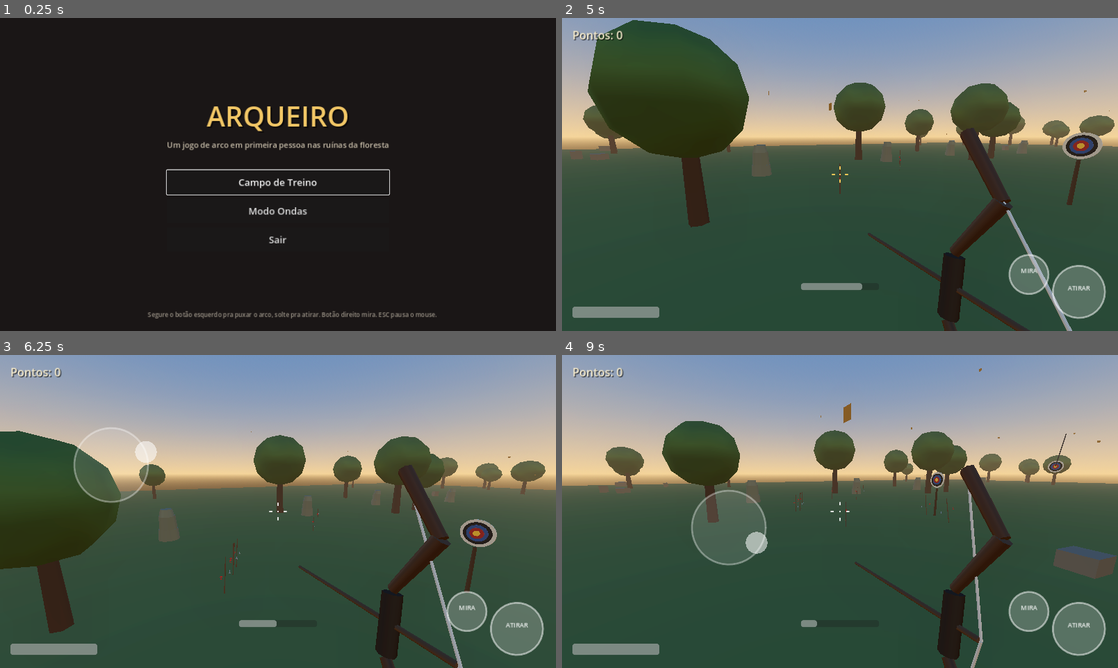
Above: before the commit, frames 1-4 (two rows, left to right).
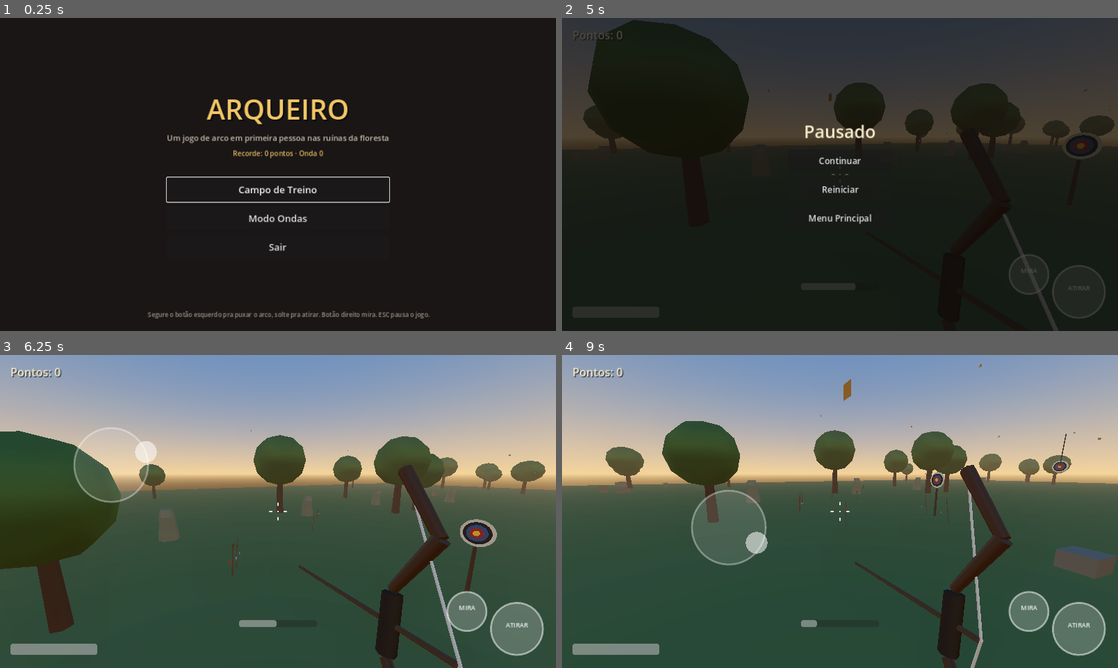
Above: after the commit, the same moments.

Repository: KT3746/Claude-Arqueiro-2
Game: Godot game, scene res://scenes/ui/MainMenu.tscn
Same seed, same stepped clock (60 frames per second), same inputs: the game is played once before the commit and once after it.
Inputs (mouse positions are in pixels of both pictures, inside the frame that each line leads up to):
- Up to frame 1 (0.25 s): no input
- Up to frame 2 (5 s): click "Campo de Treino" at 0.5 s; tap Enter at 1.25 s; move the mouse to (867, 174) at 1.27 s; press the mouse at (867, 174) at 1.28 s; hold W (move_forward) from 1.28 s (still down); tap Space (jump) at 1.52, 2.27, 3.77, 4.52 s; move the mouse to (812, 174) at 2.02 s; release the mouse at (812, 174) at 2.03 s; right-click (812, 174) at 2.1 s; click (812, 174) at 2.3 s; move the mouse to (851, 168) at 2.77 s; press the mouse at (851, 168) at 2.78 s; move the mouse to (834, 180) at 3.52 s; release the mouse at (834, 180) at 3.53 s; tap Alt (sprint) at 3.6 s; click (834, 180) at 3.8 s; move the mouse to (878, 177) at 4.27 s; press the mouse at (878, 177) at 4.28 s; tap Escape (pause) at 4.9 s
- Up to frame 3 (6.25 s): release W (move_forward) at 5 s; release the mouse at (316, 514) at 5 s; click (278, 498) at 5 s, where only the run after the commit has a clickable "Continuar"; tap Space (jump) at 5.75 s; drag from (111, 464) to (194, 433) at 5.77 s
- Up to frame 4 (9 s): move the mouse to (867, 511) at 6.52 s; press the mouse at (867, 511) at 6.53 s; hold S (move_back) 6.53-7.25 s; release the mouse at (867, 511) at 7.25 s; drag from (756, 433) to (728, 527) at 7.27 s; move the mouse to (962, 495) at 8.02 s; press the mouse at (962, 495) at 8.03 s; hold W (move_forward) 8.03-8.75 s; tap Space (jump) at 8.27 s; release the mouse at (962, 495) at 8.75 s; drag from (728, 527) to (812, 574) at 8.77 s

The runs differ from the first frame. In frame 1, 3.6% of the frame differs, in the area x 29-79%, y 26-96%; in frame 2, 98%, in the area x 0-100%, y 0-100%; in frame 3, less than 0.1%; in frame 4, 0.3%.

Commit message:
Som, sensação de impacto, pausa de verdade e mais profundidade
- Audio.gd (autoload): efeitos sonoros sintetizados em código — puxar
  corda, disparo/twang, impacto (madeira/carne), bullseye, morte de
  inimigo, passos, clique de UI, início de onda. Nenhum arquivo externo.
- Hit-stop (leve câmera lenta) + tremor de câmera em headshot/bullseye
  e ao tomar dano
- PauseMenu: Esc agora pausa o jogo de verdade (get_tree().paused), com
  Continuar/Reiniciar/Menu Principal
- GameState: recorde (pontos e onda) salvo em user://save.dat,
  mostrado no menu principal e na tela de fim de jogo
- Modo Ondas: inimigos ficam mais fortes/rápidos a cada onda, e a
  partir da 3ª onda pode aparecer um "batedor" (menor, mais fraco,
  bem mais rápido)
- Timers de spawn do WaveManager agora respeitam a pausa

Validado rodando de verdade (headless + Xvfb/OpenGL) e num teste
end-to-end via Playwright: menu → treino → pausar → continuar → atirar,
sem nenhum erro.

Co-Authored-By: Claude Sonnet 5 <noreply@anthropic.com>
Claude-Session: https://claude.ai/code/session_0151x2Joh51vjBx3uRf9nUtV

Diff:
--- a/project.godot
+++ b/project.godot
@@ -19,6 +19,7 @@
 [autoload]
 
 GameState="*res://scripts/autoload/GameState.gd"
+Audio="*res://scripts/autoload/Audio.gd"
 
 [display]
 
--- a/scenes/TrainingRange.tscn
+++ b/scenes/TrainingRange.tscn
@@ -12,6 +12,7 @@
 [ext_resource type="PackedScene" path="res://scenes/ui/HUD.tscn" id="10"]
 [ext_resource type="Script" path="res://scripts/TrainingRange.gd" id="11"]
 [ext_resource type="PackedScene" path="res://scenes/ui/TouchControls.tscn" id="12"]
+[ext_resource type="PackedScene" path="res://scenes/ui/PauseMenu.tscn" id="13"]
 
 [sub_resource type="BoxMesh" id="GroundMesh"]
 size = Vector3(80, 1, 90)
@@ -147,3 +148,5 @@
 [node name="HUD" parent="." instance=ExtResource("10")]
 
 [node name="TouchControls" parent="." instance=ExtResource("12")]
+
+[node name="PauseMenu" parent="." instance=ExtResource("13")]
--- a/scenes/WaveArena.tscn
+++ b/scenes/WaveArena.tscn
@@ -9,6 +9,7 @@
 [ext_resource type="Script" path="res://scripts/WaveManager.gd" id="7"]
 [ext_resource type="PackedScene" path="res://scenes/ui/HUD.tscn" id="8"]
 [ext_resource type="PackedScene" path="res://scenes/ui/TouchControls.tscn" id="9"]
+[ext_resource type="PackedScene" path="res://scenes/ui/PauseMenu.tscn" id="10"]
 
 [sub_resource type="BoxMesh" id="GroundMesh"]
 size = Vector3(80, 1, 80)
@@ -98,3 +99,5 @@
 [node name="HUD" parent="." instance=ExtResource("8")]
 
 [node name="TouchControls" parent="." instance=ExtResource("9")]
+
+[node name="PauseMenu" parent="." instance=ExtResource("10")]
--- a/scenes/ui/HUD.tscn
+++ b/scenes/ui/HUD.tscn
@@ -131,7 +131,21 @@
 horizontal_alignment = 1
 text = "Precisão: 0%"
 
+[node name="RecordLabel" type="Label" parent="GameOverPanel/Center/Box"]
+theme_override_font_sizes/font_size = 16
+theme_override_colors/font_color = Color(0.95, 0.78, 0.4, 0.9)
+horizontal_alignment = 1
+text = "Recorde: 0 pontos · Onda 0"
+
+[node name="Spacer2" type="Control" parent="GameOverPanel/Center/Box"]
+custom_minimum_size = Vector2(0, 10)
+
 [node name="RestartButton" type="Button" parent="GameOverPanel/Center/Box"]
 custom_minimum_size = Vector2(220, 48)
 theme_override_font_sizes/font_size = 20
 text = "Tentar de novo"
+
+[node name="MenuButton" type="Button" parent="GameOverPanel/Center/Box"]
+custom_minimum_size = Vector2(220, 48)
+theme_override_font_sizes/font_size = 18
+text = "Menu Principal"
--- a/scenes/ui/MainMenu.tscn
+++ b/scenes/ui/MainMenu.tscn
@@ -40,6 +40,13 @@
 horizontal_alignment = 1
 text = "Um jogo de arco em primeira pessoa nas ruínas da floresta"
 
+[node name="RecordsLabel" type="Label" parent="Center/Box"]
+unique_name_in_owner = true
+theme_override_font_sizes/font_size = 16
+theme_override_colors/font_color = Color(0.95, 0.78, 0.4, 0.9)
+horizontal_alignment = 1
+text = "Recorde: 0 pontos · Onda 0"
+
 [node name="Spacer" type="Control" parent="Center/Box"]
 custom_minimum_size = Vector2(0, 24)
 
@@ -73,4 +80,4 @@
 theme_override_font_sizes/font_size = 14
 theme_override_colors/font_color = Color(0.6, 0.57, 0.52, 1)
 horizontal_alignment = 1
-text = "Segure o botão esquerdo pra puxar o arco, solte pra atirar. Botão direito mira. ESC pausa o mouse."
+text = "Segure o botão esquerdo pra puxar o arco, solte pra atirar. Botão direito mira. ESC pausa o jogo."
--- /dev/null
+++ b/scenes/ui/PauseMenu.tscn
@@ -0,0 +1,47 @@
+[gd_scene load_steps=2 format=3]
+
+[ext_resource type="Script" path="res://scripts/PauseMenu.gd" id="1"]
+
+[node name="PauseMenu" type="CanvasLayer"]
+script = ExtResource("1")
+
+[node name="Panel" type="Control" parent="."]
+anchor_right = 1.0
+anchor_bottom = 1.0
+
+[node name="Backdrop" type="ColorRect" parent="Panel"]
+anchor_right = 1.0
+anchor_bottom = 1.0
+color = Color(0.05, 0.04, 0.03, 0.72)
+
+[node name="Center" type="CenterContainer" parent="Panel"]
+anchor_right = 1.0
+anchor_bottom = 1.0
+
+[node name="Box" type="VBoxContainer" parent="Panel/Center"]
+theme_override_constants/separation = 14
+alignment = 1
+
+[node name="TitleLabel" type="Label" parent="Panel/Center/Box"]
+theme_override_font_sizes/font_size = 40
+theme_override_colors/font_color = Color(0.96, 0.92, 0.8, 1)
+horizontal_alignment = 1
+text = "Pausado"
+
+[node name="ResumeButton" type="Button" parent="Panel/Center/Box"]
+unique_name_in_owner = true
+custom_minimum_size = Vector2(240, 52)
+theme_override_font_sizes/font_size = 20
+text = "Continuar"
+
+[node name="RestartButton" type="Button" parent="Panel/Center/Box"]
+unique_name_in_owner = true
+custom_minimum_size = Vector2(240, 52)
+theme_override_font_sizes/font_size = 20
+text = "Reiniciar"
+
+[node name="MenuButton" type="Button" parent="Panel/Center/Box"]
+unique_name_in_owner = true
+custom_minimum_size = Vector2(240, 52)
+theme_override_font_sizes/font_size = 20
+text = "Menu Principal"
--- a/scripts/Arrow.gd
+++ b/scripts/Arrow.gd
@@ -38,6 +38,7 @@
 		return
 	if body is RigidBody3D or body.is_in_group("arrow"):
 		return
+	Audio.play("impact_wood", -4.0, randf_range(0.9, 1.1))
 	_stick_to(body)
 
 func _on_tip_area_entered(area: Area3D) -> void:
@@ -47,6 +48,7 @@
 		var target = area.get_parent()
 		if target and target.has_method("register_hit"):
 			target.register_hit(tip_sensor.global_position)
+		Audio.play("impact_wood", -2.0, randf_range(0.95, 1.1))
 		_spawn_hit_effect(tip_sensor.global_position)
 		_stick_to(area)
 	elif area.is_in_group("enemy_hitbox"):
@@ -55,6 +57,7 @@
 		if enemy and enemy.has_method("take_damage"):
 			enemy.take_damage(damage, is_headshot)
 		GameState.register_hit(50 if is_headshot else 20)
+		Audio.play("impact_flesh", -2.0, randf_range(0.9, 1.15))
 		_spawn_hit_effect(tip_sensor.global_position)
 		_stick_to(area)
 
--- a/scripts/Enemy.gd
+++ b/scripts/Enemy.gd
@@ -63,5 +63,6 @@
 func _die() -> void:
 	_dead = true
 	GameState.register_hit(kill_bonus)
+	Audio.play("enemy_death")
 	died.emit()
 	queue_free()
--- a/scripts/HUD.gd
+++ b/scripts/HUD.gd
@@ -9,9 +9,12 @@
 @onready var draw_bar: ProgressBar = $Margin/DrawBar
 @onready var crosshair: Control = $Crosshair
 @onready var game_over_panel: Control = $GameOverPanel
+@onready var title_label: Label = $GameOverPanel/Center/Box/TitleLabel
 @onready var final_score_label: Label = $GameOverPanel/Center/Box/FinalScoreLabel
 @onready var accuracy_label: Label = $GameOverPanel/Center/Box/AccuracyLabel
+@onready var record_label: Label = $GameOverPanel/Center/Box/RecordLabel
 @onready var restart_button: Button = $GameOverPanel/Center/Box/RestartButton
+@onready var menu_button: Button = $GameOverPanel/Center/Box/MenuButton
 @onready var wave_banner: Label = $Margin/WaveBanner
 
 var player: Node = null
@@ -24,6 +27,7 @@
 	GameState.combo_changed.connect(_on_combo_changed)
 	GameState.game_over.connect(_on_game_over)
 	restart_button.pressed.connect(_on_restart_pressed)
+	menu_button.pressed.connect(_on_menu_pressed)
 
 	player = get_tree().get_first_node_in_group("player")
 
@@ -74,11 +78,19 @@
 		combo_label.hide()
 
 func _on_game_over() -> void:
+	var is_new_record: bool = GameState.score >= GameState.high_score and GameState.score > 0
+	title_label.text = "Novo Recorde!" if is_new_record else "Você Caiu"
 	final_score_label.text = "Pontuação final: %d" % GameState.score
 	accuracy_label.text = "Precisão: %.0f%%" % GameState.get_accuracy()
+	record_label.text = "Recorde: %d pontos · Onda %d" % [GameState.high_score, GameState.best_wave]
 	game_over_panel.show()
 	Input.mouse_mode = Input.MOUSE_MODE_VISIBLE
 
 func _on_restart_pressed() -> void:
+	Audio.play("click")
 	Input.mouse_mode = Input.MOUSE_MODE_CAPTURED
 	get_tree().reload_current_scene()
+
+func _on_menu_pressed() -> void:
+	Audio.play("click")
+	get_tree().change_scene_to_file("res://scenes/ui/MainMenu.tscn")
--- a/scripts/MainMenu.gd
+++ b/scripts/MainMenu.gd
@@ -6,12 +6,21 @@
 	%WaveButton.pressed.connect(_on_wave_pressed)
 	%QuitButton.pressed.connect(_on_quit_pressed)
 	%TrainingButton.grab_focus()
+	_update_records()
+
+func _update_records() -> void:
+	var label: Label = get_node_or_null("%RecordsLabel")
+	if label:
+		label.text = "Recorde: %d pontos · Onda %d" % [GameState.high_score, GameState.best_wave]
 
 func _on_training_pressed() -> void:
+	Audio.play("click")
 	get_tree().change_scene_to_file("res://scenes/TrainingRange.tscn")
 
 func _on_wave_pressed() -> void:
+	Audio.play("click")
 	get_tree().change_scene_to_file("res://scenes/WaveArena.tscn")
 
 func _on_quit_pressed() -> void:
+	Audio.play("click")
 	get_tree().quit()
--- /dev/null
+++ b/scripts/PauseMenu.gd
@@ -0,0 +1,60 @@
+extends CanvasLayer
+## Pausa o jogo de verdade (get_tree().paused) ao apertar Esc, com opções
+## de continuar, reiniciar ou voltar ao menu. Continua processando entrada
+## mesmo com a árvore pausada (process_mode = ALWAYS).
+
+@onready var panel: Control = $Panel
+@onready var resume_button: Button = %ResumeButton
+@onready var restart_button: Button = %RestartButton
+@onready var menu_button: Button = %MenuButton
+
+var _paused: bool = false
+
+func _ready() -> void:
+	process_mode = Node.PROCESS_MODE_ALWAYS
+	panel.hide()
+	resume_button.pressed.connect(_on_resume_pressed)
+	restart_button.pressed.connect(_on_restart_pressed)
+	menu_button.pressed.connect(_on_menu_pressed)
+	GameState.game_over.connect(_on_game_over)
+
+func _unhandled_input(event: InputEvent) -> void:
+	if event.is_action_pressed("pause") and GameState.health > 0:
+		if _paused:
+			_resume()
+		else:
+			_pause()
+
+func _pause() -> void:
+	_paused = true
+	get_tree().paused = true
+	panel.show()
+	Input.mouse_mode = Input.MOUSE_MODE_VISIBLE
+
+func _resume() -> void:
+	_paused = false
+	get_tree().paused = false
+	panel.hide()
+	Input.mouse_mode = Input.MOUSE_MODE_CAPTURED
+
+func _on_resume_pressed() -> void:
+	Audio.play("click")
+	_resume()
+
+func _on_restart_pressed() -> void:
+	Audio.play("click")
+	get_tree().paused = false
+	get_tree().reload_current_scene()
+
+func _on_menu_pressed() -> void:
+	Audio.play("click")
+	get_tree().paused = false
+	get_tree().change_scene_to_file("res://scenes/ui/MainMenu.tscn")
+
+func _on_game_over() -> void:
+	# Se o jogador morreu enquanto pausado, some com o menu de pausa —
+	# a tela de fim de jogo do HUD assume.
+	if _paused:
+		_paused = false
+		get_tree().paused = false
+		panel.hide()
--- a/scripts/Player.gd
+++ b/scripts/Player.gd
@@ -28,6 +28,9 @@
 var draw_time: float = 0.0
 var _aim_amount: float = 0.0
 var _bob_time: float = 0.0
+var _last_bob_phase: float = 0.0
+var _shake_strength: float = 0.0
+var _last_health: int = -1
 var alive: bool = true
 
 var arrow_scene: PackedScene = preload("res://scenes/entities/Arrow.tscn")
@@ -49,14 +52,15 @@
 	bow_view.position = _bow_hip_pos
 	bow_view.rotation = _bow_hip_rot
 	GameState.game_over.connect(_on_game_over)
+	GameState.big_hit.connect(_on_big_hit)
+	GameState.health_changed.connect(_on_health_changed)
+	_last_health = GameState.health
 
 func _unhandled_input(event: InputEvent) -> void:
 	if not alive:
 		return
 	if event is InputEventMouseMotion and Input.mouse_mode == Input.MOUSE_MODE_CAPTURED:
 		apply_look_delta(event.relative * mouse_sensitivity)
-	if event.is_action_pressed("pause"):
-		Input.mouse_mode = Input.MOUSE_MODE_VISIBLE if Input.mouse_mode == Input.MOUSE_MODE_CAPTURED else Input.MOUSE_MODE_CAPTURED
 
 ## Gira a câmera. `delta` já vem multiplicado pela sensibilidade de quem
 ## chama (mouse ou o dedo no controle de toque no celular).
@@ -105,14 +109,28 @@
 	var horizontal_speed: float = Vector2(velocity.x, velocity.z).length()
 	if is_on_floor() and horizontal_speed > 0.5:
 		_bob_time += delta * horizontal_speed * 1.6
+		var phase: float = fmod(_bob_time, TAU)
+		if phase < _last_bob_phase:
+			Audio.play("footstep", -10.0, randf_range(0.9, 1.1))
+		_last_bob_phase = phase
 	else:
 		_bob_time = lerp(_bob_time, 0.0, delta * 4.0)
+		_last_bob_phase = fmod(_bob_time, TAU)
 	camera_rig.position.y = sin(_bob_time) * 0.03 * (0.3 if is_aiming else 1.0)
+
+	# Tremor de câmera (headshot/bullseye/dano) — decai sozinho com o tempo.
+	if _shake_strength > 0.001:
+		camera_rig.rotation.z = randf_range(-1.0, 1.0) * _shake_strength
+		camera_rig.rotation.x = randf_range(-1.0, 1.0) * _shake_strength * 0.5
+		_shake_strength = move_toward(_shake_strength, 0.0, delta * 5.0)
+	elif camera_rig.rotation != Vector3.ZERO:
+		camera_rig.rotation = Vector3.ZERO
 
 func _handle_draw(delta: float) -> void:
 	if Input.is_action_just_pressed("shoot") and not is_drawing:
 		is_drawing = true
 		draw_time = 0.0
+		Audio.play("draw", -8.0)
 	if is_drawing:
 		if Input.is_action_pressed("shoot"):
 			draw_time = min(draw_time + delta, max_draw_time)
@@ -131,6 +149,20 @@
 	var dir: Vector3 = -camera.global_transform.basis.z
 	arrow.launch(muzzle.global_position, dir * speed)
 	GameState.register_shot()
+	Audio.play("release", -2.0, lerp(0.9, 1.15, t))
+
+func _on_big_hit() -> void:
+	_shake_strength = max(_shake_strength, 0.12)
+	Engine.time_scale = 0.06
+	get_tree().create_timer(0.05, true, false, true).timeout.connect(func():
+		Engine.time_scale = 1.0
+	)
+
+func _on_health_changed(h: int, _max_h: int) -> void:
+	if _last_health != -1 and h < _last_health:
+		_shake_strength = max(_shake_strength, 0.06)
+		Audio.play("damage")
+	_last_health = h
 
 func _update_bow_pose(delta: float) -> void:
 	var aim_target: float = 1.0 if is_aiming else 0.0
--- a/scripts/Target.gd
+++ b/scripts/Target.gd
@@ -30,6 +30,8 @@
 	for zone in ZONES:
 		if dist <= zone.radius:
 			GameState.register_hit(zone.points)
+			if zone.points >= 80:
+				Audio.play("bullseye")
 			hit.emit(zone.points, zone.name)
 			return
 	GameState.register_hit(5)
--- a/scripts/WaveManager.gd
+++ b/scripts/WaveManager.gd
@@ -29,7 +29,7 @@
 		if child is Marker3D:
 			_spawn_points.append(child)
 	if auto_start:
-		get_tree().create_timer(first_wave_delay).timeout.connect(start)
+		get_tree().create_timer(first_wave_delay, false).timeout.connect(start)
 	GameState.game_over.connect(stop)
 
 func start() -> void:
@@ -48,6 +48,7 @@
 	GameState.advance_wave()
 	var count: int = base_enemy_count + (GameState.current_wave - 1) * enemies_per_wave_increase
 	wave_started.emit(GameState.current_wave, count)
+	Audio.play("wave_start")
 	_wave_active = true
 	_spawn_wave(count)
 
@@ -57,7 +58,7 @@
 		if not _running:
 			return
 		var delay: float = i * spawn_stagger
-		get_tree().create_timer(delay).timeout.connect(_spawn_one)
+		get_tree().create_timer(delay, false).timeout.connect(_spawn_one)
 
 func _spawn_one() -> void:
 	_pending_spawns = max(0, _pending_spawns - 1)
@@ -65,10 +66,25 @@
 		return
 	var point: Node3D = _spawn_points[randi() % _spawn_points.size()]
 	var enemy := enemy_scene.instantiate()
+	_configure_enemy(enemy)
 	get_tree().current_scene.add_child(enemy)
 	enemy.global_position = point.global_position
 	enemy.died.connect(_on_enemy_died)
 	_alive_enemies += 1
+
+## Deixa os espectros mais fortes/rápidos a cada onda, e a partir da 3ª onda
+## uma chance de vir um "batedor" — menor, mais fraco, mas bem mais rápido.
+func _configure_enemy(enemy: Node) -> void:
+	var wave: int = GameState.current_wave
+	var is_scout: bool = wave >= 3 and randf() < 0.3
+	if is_scout:
+		enemy.max_health = 18
+		enemy.move_speed = 4.2
+		enemy.kill_bonus = 20
+		enemy.scale = Vector3(0.72, 0.72, 0.72)
+	else:
+		enemy.max_health = min(40 + (wave - 1) * 4, 100)
+		enemy.move_speed = min(2.4 + (wave - 1) * 0.12, 4.0)
 
 func _on_enemy_died() -> void:
 	_alive_enemies -= 1
@@ -77,4 +93,4 @@
 		wave_cleared.emit(GameState.current_wave)
 		if GameState.health <= 0:
 			return
-		get_tree().create_timer(time_between_waves).timeout.connect(_next_wave)
+		get_tree().create_timer(time_between_waves, false).timeout.connect(_next_wave)
--- /dev/null
+++ b/scripts/autoload/Audio.gd
@@ -0,0 +1,153 @@
+extends Node
+## Efeitos sonoros do jogo — todos sintetizados em código na hora que o jogo
+## abre (nenhum arquivo de áudio externo). Um pool de AudioStreamPlayer toca
+## os sons sem cortar uns aos outros.
+
+const MIX_RATE := 22050
+const POOL_SIZE := 10
+
+var _streams: Dictionary = {}
+var _players: Array[AudioStreamPlayer] = []
+var _next_player: int = 0
+
+func _ready() -> void:
+	for i in range(POOL_SIZE):
+		var p := AudioStreamPlayer.new()
+		add_child(p)
+		_players.append(p)
+	_build_sounds()
+
+func play(sound_name: String, volume_db: float = 0.0, pitch_scale: float = 1.0) -> void:
+	if not _streams.has(sound_name):
+		return
+	var p: AudioStreamPlayer = _players[_next_player]
+	_next_player = (_next_player + 1) % POOL_SIZE
+	p.stream = _streams[sound_name]
+	p.volume_db = volume_db
+	p.pitch_scale = pitch_scale * randf_range(0.96, 1.04)
+	p.play()
+
+func _build_sounds() -> void:
+	_streams["draw"] = _make_draw()
+	_streams["release"] = _make_release()
+	_streams["impact_wood"] = _make_impact(480.0, 0.11, 0.35)
+	_streams["impact_flesh"] = _make_impact(180.0, 0.14, 0.3)
+	_streams["bullseye"] = _make_bullseye()
+	_streams["enemy_death"] = _make_enemy_death()
+	_streams["click"] = _make_click()
+	_streams["footstep"] = _make_impact(90.0, 0.07, 0.6)
+	_streams["wave_start"] = _make_wave_start()
+	_streams["damage"] = _make_impact(140.0, 0.18, 0.45)
+
+# ---------------------------------------------------------------------------
+# Geração de formas de onda simples — sem depender de nenhum asset de áudio.
+# ---------------------------------------------------------------------------
+
+func _lowpass(samples: PackedFloat32Array, alpha: float) -> PackedFloat32Array:
+	var out := PackedFloat32Array()
+	out.resize(samples.size())
+	var prev: float = 0.0
+	for i in range(samples.size()):
+		prev += alpha * (samples[i] - prev)
+		out[i] = prev
+	return out
+
+func _make_stream(samples: PackedFloat32Array) -> AudioStreamWAV:
+	var stream := AudioStreamWAV.new()
+	stream.format = AudioStreamWAV.FORMAT_16_BITS
+	stream.mix_rate = MIX_RATE
+	stream.stereo = false
+	var bytes := PackedByteArray()
+	bytes.resize(samples.size() * 2)
+	for i in range(samples.size()):
+		var v: float = clamp(samples[i], -1.0, 1.0)
+		bytes.encode_s16(i * 2, int(v * 32767.0))
+	stream.data = bytes
+	return stream
+
+func _make_draw() -> AudioStreamWAV:
+	var dur: float = 0.32
+	var n: int = int(MIX_RATE * dur)
+	var raw := PackedFloat32Array()
+	raw.resize(n)
+	for i in range(n):
+		var t: float = float(i) / n
+		raw[i] = randf_range(-1.0, 1.0) * t * 0.5
+	return _make_stream(_lowpass(raw, 0.15))
+
+func _make_release() -> AudioStreamWAV:
+	var dur: float = 0.35
+	var n: int = int(MIX_RATE * dur)
+	var raw := PackedFloat32Array()
+	raw.resize(n)
+	var freq: float = 180.0
+	for i in range(n):
+		var t: float = float(i) / MIX_RATE
+		var decay: float = exp(-t * 14.0)
+		var tone: float = sin(TAU * freq * t) * 0.6 + sin(TAU * freq * 2.01 * t) * 0.25 + sin(TAU * freq * 3.0 * t) * 0.15
+		var transient: float = randf_range(-1.0, 1.0) * exp(-t * 60.0) * 0.6
+		raw[i] = (tone * decay + transient) * 0.8
+	return _make_stream(raw)
+
+func _make_impact(base_freq: float, dur: float, noise_amt: float) -> AudioStreamWAV:
+	var n: int = int(MIX_RATE * dur)
+	var raw := PackedFloat32Array()
+	raw.resize(n)
+	for i in range(n):
+		var t: float = float(i) / MIX_RATE
+		var decay: float = exp(-t / (dur * 0.28))
+		var thump: float = sin(TAU * base_freq * t) * decay
+		var noise: float = randf_range(-1.0, 1.0) * decay * noise_amt
+		raw[i] = thump * 0.7 + noise
+	return _make_stream(_lowpass(raw, 0.5))
+
+func _make_bullseye() -> AudioStreamWAV:
+	var dur: float = 0.4
+	var n: int = int(MIX_RATE * dur)
+	var raw := PackedFloat32Array()
+	raw.resize(n)
+	var f1: float = 880.0
+	var f2: float = 1108.0
+	for i in range(n):
+		var t: float = float(i) / MIX_RATE
+		var decay: float = exp(-t * 7.0)
+		raw[i] = (sin(TAU * f1 * t) * 0.5 + sin(TAU * f2 * t) * 0.35) * decay
+	return _make_stream(raw)
+
+func _make_enemy_death() -> AudioStreamWAV:
+	var dur: float = 0.5
+	var n: int = int(MIX_RATE * dur)
+	var raw := PackedFloat32Array()
+	raw.resize(n)
+	for i in range(n):
+		var t: float = float(i) / MIX_RATE
+		var prog: float = float(i) / n
+		var freq: float = lerp(500.0, 90.0, prog)
+		var decay: float = exp(-prog * 3.5)
+		var tone: float = sin(TAU * freq * t) * 0.4
+		var noise: float = randf_range(-1.0, 1.0) * 0.3 * decay
+		raw[i] = tone * decay + noise
+	return _make_stream(_lowpass(raw, 0.35))
+
+func _make_click() -> AudioStreamWAV:
+	var dur: float = 0.04
+	var n: int = int(MIX_RATE * dur)
+	var raw := PackedFloat32Array()
+	raw.resize(n)
+	for i in range(n):
+		var t: float = float(i) / n
+		raw[i] = randf_range(-1.0, 1.0) * (1.0 - t) * 0.5
+	return _make_stream(raw)
+
+func _make_wave_start() -> AudioStreamWAV:
+	var dur: float = 0.6
+	var n: int = int(MIX_RATE * dur)
+	var raw := PackedFloat32Array()
+	raw.resize(n)
+	for i in range(n):
+		var t: float = float(i) / MIX_RATE
+		var prog: float = float(i) / n
+		var freq: float = lerp(220.0, 330.0, clamp(prog * 2.0, 0.0, 1.0))
+		var env: float = sin(PI * prog)
+		raw[i] = sin(TAU * freq * t) * env * 0.6 + sin(TAU * freq * 0.5 * t) * env * 0.2
+	return _make_stream(raw)
--- a/scripts/autoload/GameState.gd
+++ b/scripts/autoload/GameState.gd
@@ -7,18 +7,26 @@
 signal wave_changed(new_wave: int)
 signal combo_changed(combo: int)
 signal game_over
+signal big_hit # acerto de destaque (bullseye/headshot) — pra tremor de câmera/hit-stop
+signal high_score_changed(new_high: int)
 
 const MAX_HEALTH := 100
 const COMBO_WINDOW := 2.5 # segundos para manter o combo entre acertos
+const BIG_HIT_THRESHOLD := 50
+const SAVE_PATH := "user://save.dat"
 
 var score: int = 0
 var high_score: int = 0
+var best_wave: int = 0
 var health: int = MAX_HEALTH
 var current_wave: int = 0
 var combo: int = 0
 var _combo_timer: float = 0.0
 var arrows_fired: int = 0
 var arrows_hit: int = 0
+
+func _ready() -> void:
+	_load()
 
 func _process(delta: float) -> void:
 	if _combo_timer > 0.0:
@@ -52,14 +60,19 @@
 	score += points
 	if score > high_score:
 		high_score = score
+		high_score_changed.emit(high_score)
+		_save()
 	score_changed.emit(score)
 	combo_changed.emit(combo)
+	if base_points >= BIG_HIT_THRESHOLD:
+		big_hit.emit()
 
 func take_damage(amount: int) -> void:
 	health = max(0, health - amount)
 	health_changed.emit(health, MAX_HEALTH)
 	if health <= 0:
 		game_over.emit()
+		_save()
 
 func heal(amount: int) -> void:
 	health = min(MAX_HEALTH, health + amount)
@@ -68,8 +81,27 @@
 func advance_wave() -> void:
 	current_wave += 1
 	wave_changed.emit(current_wave)
+	if current_wave > best_wave:
+		best_wave = current_wave
+		_save()
 
 func get_accuracy() -> float:
 	if arrows_fired == 0:
 		return 0.0
 	return float(arrows_hit) / float(arrows_fired) * 100.0
+
+func _save() -> void:
+	var file := FileAccess.open(SAVE_PATH, FileAccess.WRITE)
+	if file:
+		file.store_var({"high_score": high_score, "best_wave": best_wave})
+
+func _load() -> void:
+	if not FileAccess.file_exists(SAVE_PATH):
+		return
+	var file := FileAccess.open(SAVE_PATH, FileAccess.READ)
+	if not file:
+		return
+	var data = file.get_var()
+	if typeof(data) == TYPE_DICTIONARY:
+		high_score = int(data.get("high_score", 0))
+		best_wave = int(data.get("best_wave", 0))
Not shown: 1 places in scenes/TrainingRange.tscn that only renumber resources
Not shown: 1 places in scenes/WaveArena.tscn that only renumber resources
